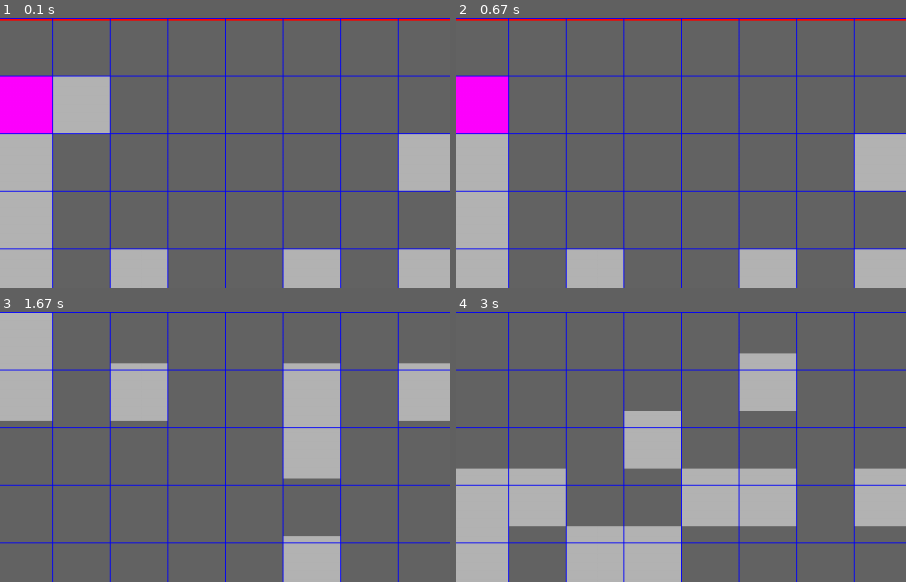
Above: before the commit, frames 1-4 (two rows, left to right).
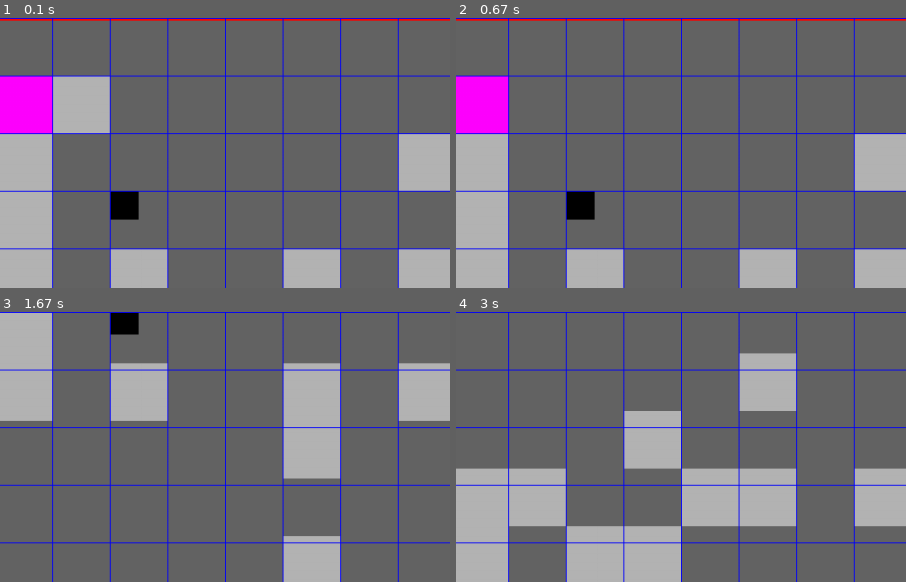
Above: after the commit, the same moments.

Repository: ravenstudios/pygame_scrolling_map
Game: pygame game, started from main.py
The game is run twice, just before and just after one commit, with the same random seed, the same clock (stepped at 60 frames per second) and the same inputs.
Inputs:
- Up to frame 1 (0.1 s): no input
- Up to frame 2 (0.67 s): tap Space at 0.33 s
- Up to frame 3 (1.67 s): hold Right 0.67-1.13 s; hold Up 1.17-1.47 s; hold Right from 1.5 s (still down)
- Up to frame 4 (3 s): release Right at 1.97 s; tap Z at 2.57 s
The pictures show only the part of the screen within x 7-57%, y 0-50%; the shares and areas given below are measured in that part.

The runs differ from the first frame. In frame 1, 0.7% of the frame differs, in the area x 24-31%, y 64-75%; in frame 2, 0.7%; in frame 3, 0.5%; in frame 4, nothing differs.

Commit message:
mergeged with upstream

Diff:
--- /dev/null
+++ b/hot_bar.py
@@ -0,0 +1,25 @@
+from constants import *
+import pygame
+import random
+import wood
+class Hot_bar(pygame.sprite.Sprite):
+    def __init__(self, x, y ,width, height):
+        super().__init__()
+
+        self.width = width
+        self.height = height
+        self.x = x
+        self.y = y
+        self.speed = 5
+        self.image = pygame.Surface((self.width, self.height))
+        self.image.fill((128, 128 ,128))
+        self.rect = pygame.Rect(self.image.get_rect())
+        self.rect.topleft = (self.x, self.y)
+
+    def update(self):
+
+        if self.rect.collidepoint(pygame.mouse.get_pos()):
+            self.image.fill((220, 220 ,220))
+
+        else:
+            self.image.fill((128, 128 ,128))
--- /dev/null
+++ b/main_drop.py
@@ -0,0 +1,20 @@
+from constants import *
+import pygame
+
+class Main_drop(pygame.sprite.Sprite):
+    def __init__(self, x, y):
+        super().__init__()
+        self.width = 32
+        self.height =  32
+        self.image = pygame.Surface((BLOCK_SIZE // 2, BLOCK_SIZE // 2))
+        self.image.fill((0, 0, 0))
+        self.rect = pygame.Rect(self.image.get_rect())
+        self.rect.topleft = (x, y)
+
+
+
+
+
+    def update(self, player):
+        if pygame.sprite.spritecollide(self, player, False):
+            self.kill
--- a/states_manager.py
+++ b/states_manager.py
@@ -1,5 +1,5 @@
 from constants import *
-import sys, pygame, player, camera, wall, block, random
+import sys, pygame, player, camera, wall, block, random, main_drop
 
 
 
@@ -11,6 +11,9 @@
 
         self.all_group = pygame.sprite.Group()
         self.player_group = pygame.sprite.Group()
+        self.items = pygame.sprite.Group()
+
+
         n = 20
         self.player = player.Player()
         # the args for this need to be the w, h, of the world map NOT THE SCREEN SIZE!
@@ -18,18 +21,15 @@
 
         # self.player_group.add(self.player)
 
-
+        # adds walls
         for i in range(100):
             r = random.randint(0, GAME_WORLD_W) // BLOCK_SIZE * BLOCK_SIZE
             c = random.randint(0, GAME_WORLD_H) // BLOCK_SIZE * BLOCK_SIZE
             self.all_group.add(wall.Wall(r, c))
-        # for r in range(n):
-        #     for c in range(n):
-        #         if c not in (0, 1, 2):
-        #             if c
-        #             self.all_group.add(wall.Wall(r * BLOCK_SIZE, c * BLOCK_SIZE))
-        #         # if r == 0 or r == (n - 1) or c == 0 or c == (n - 1):
-        #         #     self.all_group.add(wall.Wall(r * BLOCK_SIZE, c * BLOCK_SIZE))
+
+
+        # adds pickups
+        self.items.add(main_drop.Main_drop(BLOCK_SIZE * 3, BLOCK_SIZE * 3))
 
         self.player_group.add(self.player)
 
@@ -88,6 +88,9 @@
             for player in self.player_group:
                 surface.blit(player.image, self.camera.move(player.rect))
 
+            for item in self.items:
+                surface.blit(item.image, self.camera.move(item.rect))
+
 
 
 
@@ -116,6 +119,7 @@
             self.camera.update(self.player)
             self.all_group.update()
             self.player_group.update(self.all_group)
+            self.items.update(self.player_group)
 
         elif self.state == "paused":
             pass
